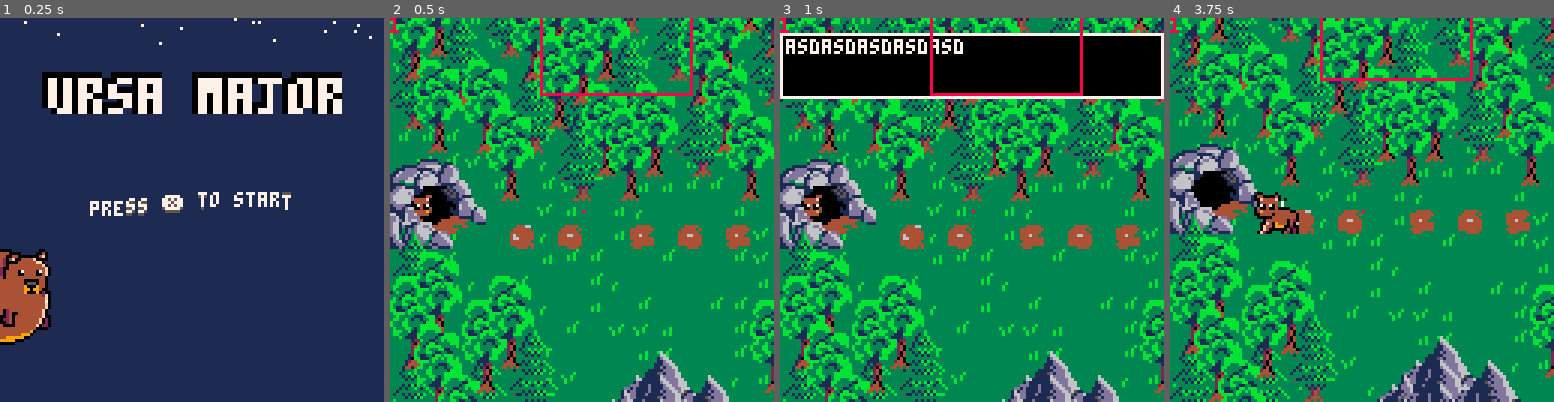
Above: before the commit, frames 1-4 (left to right).
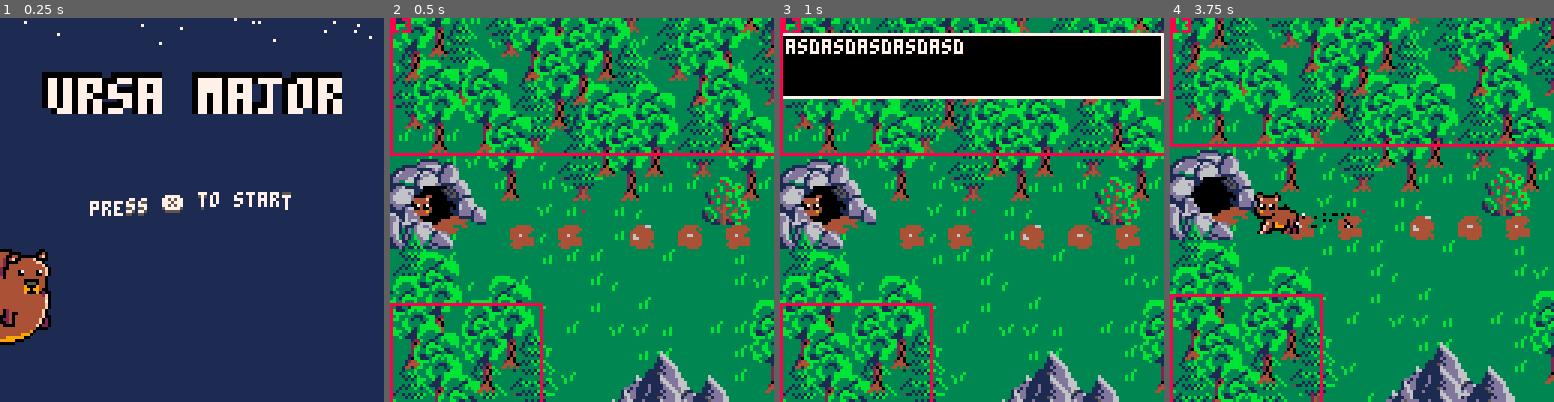
Above: after the commit, the same moments.

Repository: ekaktusz/harvest
Game: PICO-8 cartridge harvest.p8
The game is run twice, just before and just after one commit, with the same random seed, the same clock (stepped at 60 frames per second) and the same inputs.
Inputs:
- Up to frame 1 (0.25 s): no input
- Up to frame 2 (0.5 s): tap X (X key) at 0.33 s
- Up to frame 3 (1 s): tap O (Z key) at 0.7 s
- Up to frame 4 (3.75 s): tap X (X key) at 1.07, 1.85, 2.97 s; hold Right 1.6-2.1 s; tap O (Z key) every 0.4 s from 1.7 to 3.7 s; hold Up 2.15-2.42 s; hold Right 2.47-3.03 s; hold Left 3.08-3.58 s; hold Down from 3.63 s (still down)

Frame 1 is identical in both runs. In frame 2, 4.0% of the frame differs, in the area x 0-100%, y 0-100%; in frame 3, 4.0%; in frame 4, 41%.

Commit message:
dolgok mogott lenni

Diff:
--- a/harvest.p8
+++ b/harvest.p8
@@ -169,10 +169,10 @@
 800e0e0e0e0e840e0e800e0e0e0e0e0e0e0e0e0e800e0e0e2a0e3b0e0e3a0e0e840e0e0e0e0e0e0e0e0e0e0e0e0e0e800e0e0e0e0e0e0e840e0e0e0e0e0e0e0e2c0e0e0e0e0e2c0e0e0e2c0e0e0e2c84c80e0e0ec8c80e0ec80e0e0e840e840e0000000000000000000000000000000000000000000000000000000000000000
 0e840e840e800e800e0e0e0e0e840e0e840e0e0e0e0e840e0e3a0e2a0e0e0e0e0e0e0e0e0e0e0e0e0e0e0e0e0e0e0e0e0e0e840e0e800e0e0e0e0e0e0e240e0e0e0e800e0e0e0e0e0e0e0e0e0e800e0ec80e0ec8c8c80e0e0e0e0e0e0e0e0e0e0000000000000000000000000000000000000000000000000000000000000000
 0e0e0e0e0e0e0e0e840e840e800e0e0e0e0e0e800e0e0e0e0e0e0eaa0e3b0e0e0e0e0e0e0e0e0e0e0e0e0e0e0e0e0e0e0e0e0e0e0e0e0e0e0e0e0e0e0e0e0e240e0e0e0e0eaa0eaa0eaaaa0e0e0e0e0e0e0ec8c80e0e0e0e0e0e0e0e0e840e0e0000000000000000000000000000000000000000000000000000000000000000
-0e260e0e840e0e800e840e0e0e0e840e0e0e0e0e0e0e0e840e0e0e0eaa0e0e0e0e0eaa0e0eaa0eaa0eaa0e0e0e0e0e0e0e0e0e0e0e0e0e0e0e0e0e0e0e0e0e0e0e0e0e0e0e0e0e0e840e0eaa0e0e0e800ec80ec8c80e0e0e840e840e0e0e0e840000000000000000000000000000000000000000000000000000000000000000
+0e260e0e840e0e800e840e0e0e0e842e0e0e0e0e0e0e0e840e0e0e0eaa0e0e0e0e0eaa0e0eaa0eaa0eaa0e0e0e0e0e0e0e0e0e0e0e0e0e0e0e0e0e0e0e0e0e0e0e0e0e0e0e0e0e0e840e0eaa0e0e0e800ec80ec8c80e0e0e840e840e0e0e0e840000000000000000000000000000000000000000000000000000000000000000
 0e0e0e0e0e0e0e0e0e0e0e260e0e0e0e0e0e0e0e0e0e0e0e0e0e0e0e0e0eaa0eaa0e0e0e0e0e0e0e0e0e840eaa0e0eaa0e0eaa0e0e0e0e0e0e0e0e0e0e0e0e2b0e0e0e0eaa0e840e0e0e800eaa0e0e0e0e0e0ec80e0e0e800e0e0e0e840e0e0e0000000000000000000000000000000000000000000000000000000000000000
 c00e0e0e0e0e0e0e0e0e0e0e0e0e0e0e0e0e0e0e0e0e0e0e0e0e0e0e0e0e0eaa0e0e0e840ec80e0e0e0e0e800e0e840e0eaa0e0e0e0e0eaa0eaa0eaa0eaa0eaa0e0eaaaa0e0e0e0e0e0e0e0e0e0e800e0e0e0e0e0e0e840e2c0e800e0e0e800e0000000000000000000000000000000000000000000000000000000000000000
-0e0e0e0e0e0e0e0e0e0e0e0e0e0e0e0e0e0e0e0e0e0e0e0e0e0e0e0e0e0eaa0e0e0e0e0e0ec8c80e0e0e0e0e0e840e0e800e840eaac80e0e0e0e0e0e0e800e0eaa0e0e0e800e0e0e0e0e0e0eaa0e0e0e2c0e840e0e840e0e0e0e0e0e0e0e0e0e0000000000000000000000000000000000000000000000000000000000000000
+0e0e0e0e0e0e0e0e0e0e0e0e0e240e0e0e0e0e0e0e0e0e0e0e0e0e0e0e0eaa0e0e0e0e0e0ec8c80e0e0e0e0e0e840e0e800e840eaac80e0e0e0e0e0e0e800e0eaa0e0e0e800e0e0e0e0e0e0eaa0e0e0e2c0e840e0e840e0e0e0e0e0e0e0e0e0e0000000000000000000000000000000000000000000000000000000000000000
 0e0e0e0e0e0e0e0e0e0e0e0e0e0e0e0e0e0e0e0e0e0e0e0e0e0e0e0e0eaa0e0e0e0e0e0e840e0e0e84800e0e0e0e0e0e0e840e0ec8c80e0e0e840e0e0e0e0e0e0eaa0e0e0e0e0e800e0e0e0e0e0e0e0e0e0e0e0e0e0e0e800e0e0e0e0e0e0e0e0000000000000000000000000000000000000000000000000000000000000000
 800e0e0e0eaa0eaa0e0eaa0eaa0eaa0e0eaa0eaa0eaa0eaa0eaa0eaa0e0e0e840e0e0e0e0e0e800e0e0e0e0e0e0e840e0e0e0e0e0e0e840e0e0e0e800e0e0e0e0e0eaa0e0e0e0e0e0e840e0eaa0e0e0e0e0e0e2c0e0e0e0e0e840e800e840e0e0000000000000000000000000000000000000000000000000000000000000000
 0e840e0e0e0e0e0e0e0e0e0e0e0e0e0e0e0e840e0e0e0e0e0e0e0e0e800e840e0e800e840e0e0e0e0e0e840e0e800e0e0e800e0e0e0e0e840e840e0e800e840e0e800e0e0e0e0e0e0e0e0e0e0e0e0e0e0e880e0e0e0e0e0e0e0e0e0e0e0e0e0e0000000000000000000000000000000000000000000000000000000000000000
--- a/include/bear.lua
+++ b/include/bear.lua
@@ -72,11 +72,12 @@
     if current_level == "forest" then
         if (can_move(bear.x+bear.dx,bear.y,bear.real_w,bear.real_h)) and bear.dx != 0 then
             bear.x+=bear.dx
-            spawn_trail(bear.x + bear.real_w/2, bear.y + bear.real_h/2, 2, 2, 7, 7, 1, bear_parts)
+            spawn_trail(bear.x + bear.real_w/2, bear.y + bear.real_h, 2, 2, 7, 7, 1, bear_parts, 30, 50)
             update_animation(bear.anim)
         end
         if (can_move(bear.x,bear.y+bear.dy,bear.real_w,bear.real_h)) and bear.dy != 0 then
             bear.y+=bear.dy
+
             spawn_trail(bear.x + bear.real_w/2, bear.y + bear.real_h/2, 2, 2, 7, 7, 1, bear_parts)
             update_animation(bear.anim)
         end
--- a/include/forest_level.lua
+++ b/include/forest_level.lua
@@ -16,6 +16,8 @@
 
     map_size_x = 800
     map_size_y = 255
+
+    shake = 0
 
     current_level = "forest"
 end
@@ -42,6 +44,8 @@
         bear.num_eaten = 0
         switch_to_space_level()
     end
+
+    doshake()
 end
 
 function draw_forest_level()
@@ -54,10 +58,11 @@
     draw_foods()
     draw_parts(bear_parts)
     draw_cave_bot()
+    draw_behind_trees()
     draw_bear()
     draw_cave_top()
     draw_mountains()
-    draw_trees()
+    draw_front_trees()
     draw_stones()
 
     if(bear.level >= 1) then
--- a/include/hitbox.lua
+++ b/include/hitbox.lua
@@ -1,6 +1,18 @@
 function init_hitboxes()
     hitboxes = {}
-    add_hitbox(50,50,50,50)
+    add_hitbox(0,0,180,120)
+    add_hitbox(150,170,30,80)
+    add_hitbox(250,145,40,50)
+    add_hitbox(270,0,400,90)
+    add_hitbox(170,0,100,75)
+    add_hitbox(0,170,50,150)
+    add_hitbox(150,240,480,15)
+    add_hitbox(50,220,150,100)
+    add_hitbox(285,135,210,60)
+    add_hitbox(570,120,30,80)
+    add_hitbox(610,210,30,50)
+    add_hitbox(650,0,150,133)
+    add_hitbox(680,150,50,53)
 end
 
 function add_hitbox(_x,_y,_w,_h)
--- a/include/map.lua
+++ b/include/map.lua
@@ -8,7 +8,17 @@
         for j=0,32,1 do
             local sprite_num = mget(i,j)
             if (sprite_num == spriten) then
-                add(t, {x=i*8,y=j*8,w=_w*8,h=_h*8,sprite=spriten})
+                local _behind=false
+
+                if mget(i+1,j) == 46 then
+                    log("hehhh")
+                    _behind=true
+                end
+
+                obj = {x=i*8,y=j*8,w=_w*8,h=_h*8,sprite=spriten,behind=_behind}
+
+                if (obj.behind) log(obj.behind)
+                add(t, obj)
                 mset(i,j,14)
             end
         end
--- a/include/stone.lua
+++ b/include/stone.lua
@@ -1,8 +1,7 @@
 function init_stones()
     stones = get_all_coords_for_spriten(44, 2, 2)
     tree_log = get_all_coords_for_spriten(46, 2, 2)
-
-    table_concat(stones,tree_log)
+    --table_concat(stones,tree_log)
 end
 
 function draw_stones()
--- a/include/thirdparty.lua
+++ b/include/thirdparty.lua
@@ -193,7 +193,7 @@
 
 function table_concat(t1,t2) --feltetelezzuk hogy object
     for i=1,#t2 do
-        t1[#t1+1] = {x=t2[i].x, y=t2[i].y, w=t2[i].w, h=t2[i].h, sprite=t2[i].sprite}
+        t1[#t1+1] = {x=t2[i].x, y=t2[i].y, w=t2[i].w, h=t2[i].h, sprite=t2[i].sprite, behind=t2[i].behind}
     end
     return t1
 end
--- a/include/trees.lua
+++ b/include/trees.lua
@@ -11,17 +11,30 @@
 	table_concat(trees,trees_3)
 	table_concat(trees,trees_4)
 	table_concat(trees,trees_5)
-
     --trees = array_reverse(trees)
-
     eaten_trees = {}
 end
 
-function draw_trees()
+function draw_front_trees()
     for tree in all(trees) do
-        spr(tree.sprite,tree.x,tree.y,2,4)
+        if not tree.behind then
+            spr(tree.sprite,tree.x,tree.y,2,4)
+        end
     end
-    for tree in all(eaten_trees) do
-        spr(tree.sprite,tree.x,tree.y,2,4)
+    --for tree in all(eaten_trees) do
+    --    spr(tree.sprite,tree.x,tree.y,2,4)
+    --end
+end
+
+function draw_behind_trees()
+    --print(count(trees))
+    for tree in all(trees) do
+        if tree.behind then
+            log("hehhh")
+            spr(tree.sprite,tree.x,tree.y,2,4)
+        end
     end
+    --for tree in all(eaten_trees) do
+    --    spr(tree.sprite,tree.x,tree.y,2,4)
+    --end
 end
